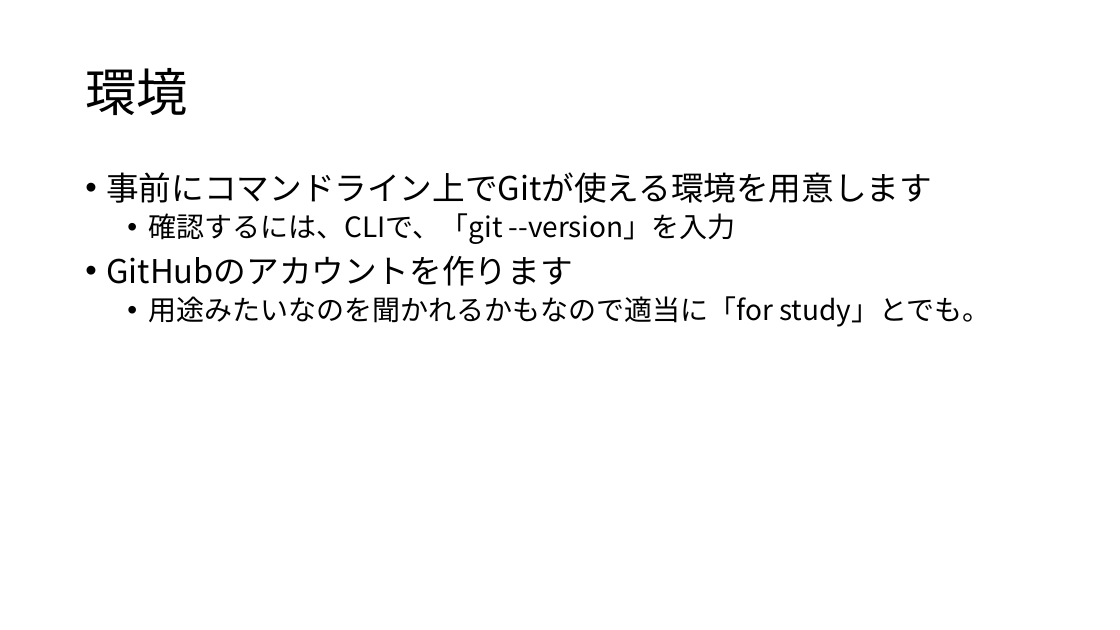
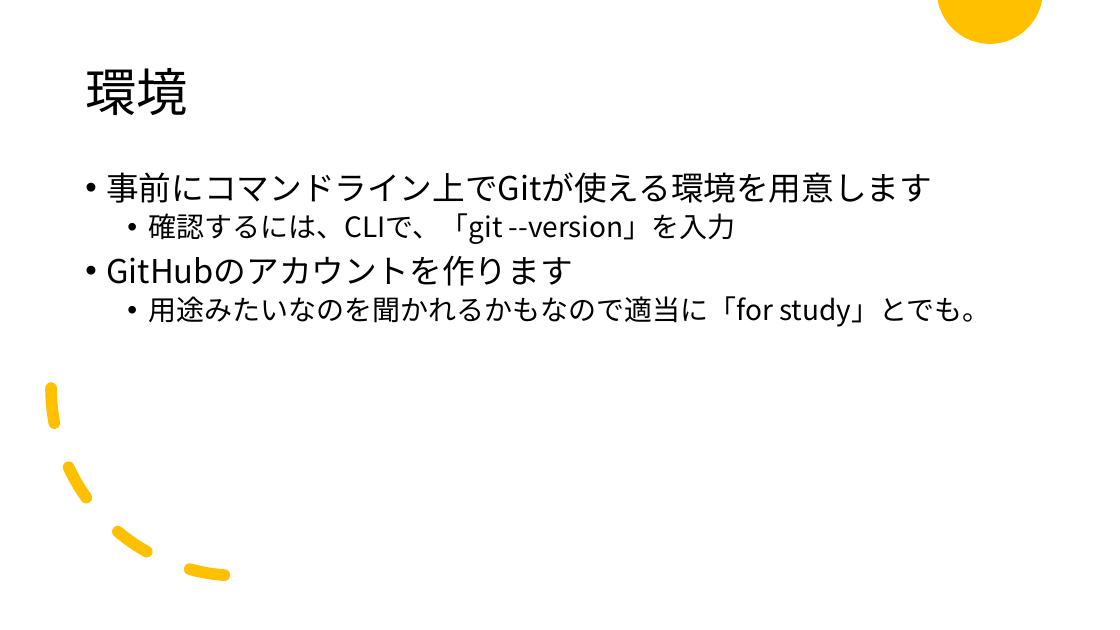
Before and after one commit to maru0519/git-edu, a slide deck: slide 13 of siryou.pptx (slide 12 before the commit). Drawn at 1120x630 pixels with LibreOffice and Linux fonts; fonts in the diff are those of the drawing. Boxes give left, top, right and bottom in pixels: in the first picture for what was removed or moved away, otherwise in the second. Text is boxed around its words. In the diff, an @@ line names an element or a change of style, - is before the commit and + after.

```diff
--- a/siryou.pptx
+++ b/siryou.pptx
@@ freeform shape added at (x1=938, y1=0, x2=1042, y2=44), fill #FFC000 @@
@@ arc (boxed as its full ellipse) added at (x1=51, y1=201, x2=427, y2=576), outline #FFC000 10 pt dashed @@
```
Also in this commit, not shown: 16 other slides changed, 16 slides added, 1 slide removed, 1 other file.
